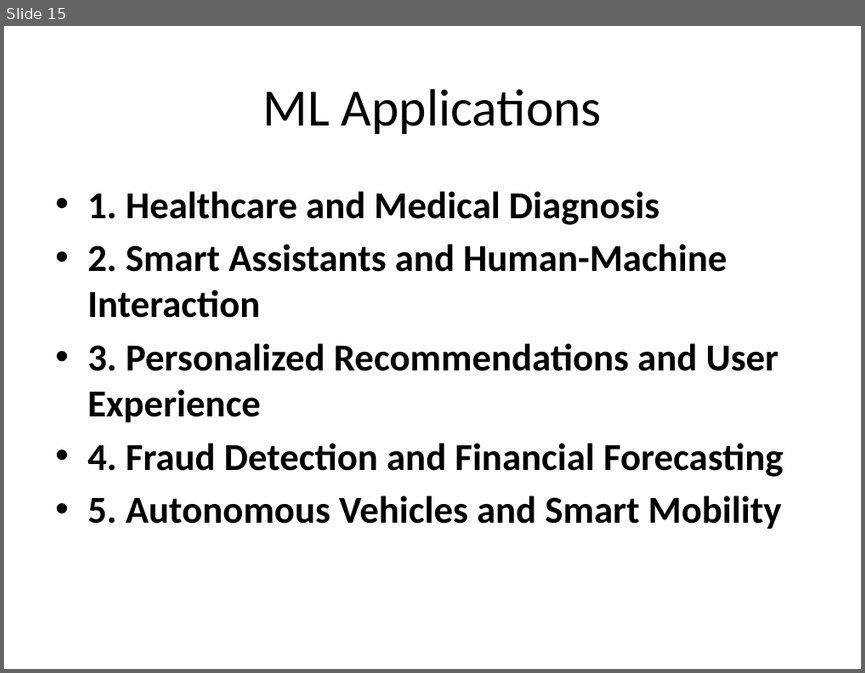
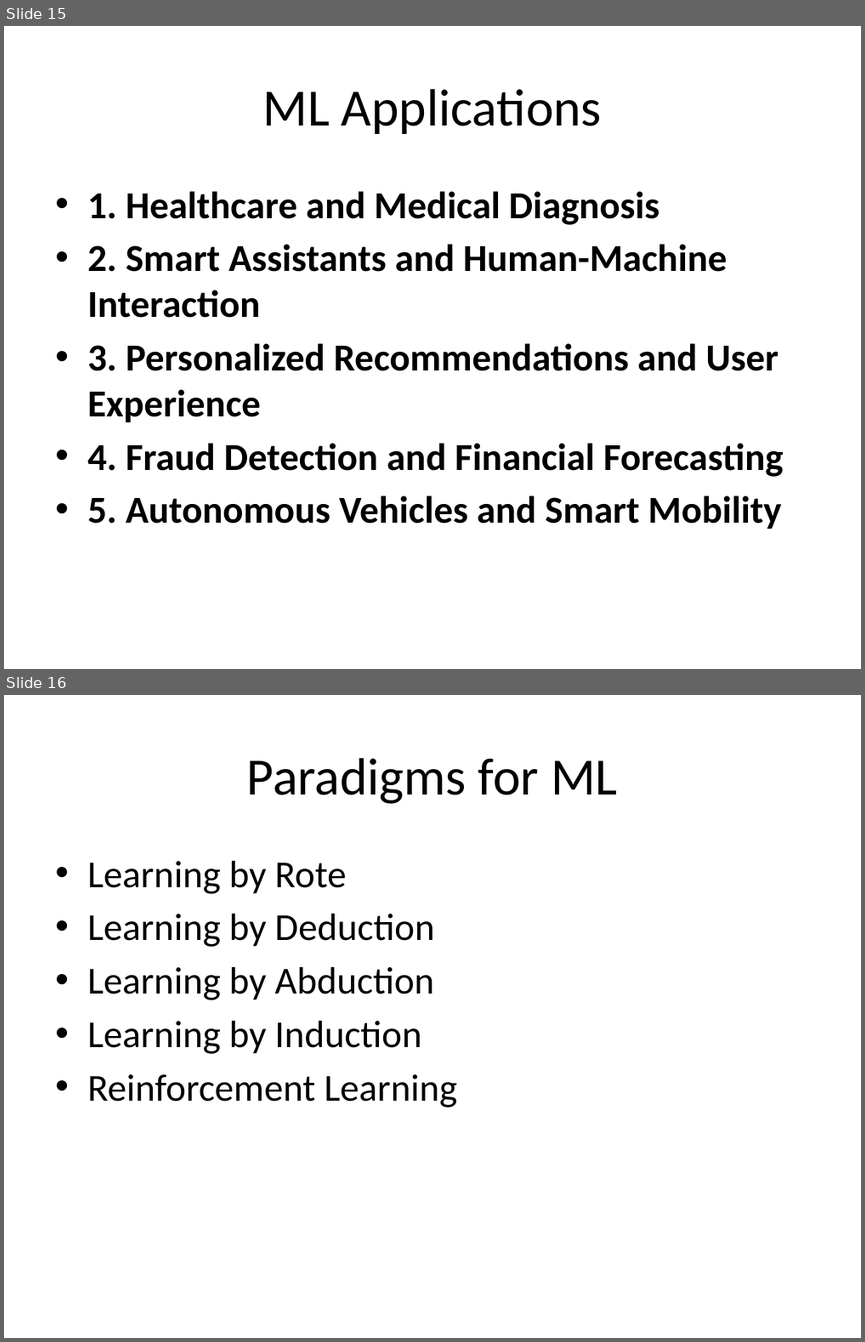
Before and after one commit to devipriyak/2025_VI_sem_CSE_B_LBRCE, a slide deck: Evolution of ML.pptx. Shown one above the other, each under a label of ours: slide 15 before the commit, slides 15 and 16 after it. The pictures are 865x673 and 865x1342 pixels, drawn with LibreOffice and Linux fonts; fonts in the diff are those of the drawing. Boxes give left, top, right and bottom in pixels: in the first picture for what was removed or moved away, otherwise in the second. Text is boxed around its words. In the diff, an @@ line names an element or a change of style, - is before the commit and + after.

```diff
--- a/Evolution of ML.pptx
+++ b/Evolution of ML.pptx
@@ slide 16 added at (x1=4, y1=695, x2=861, y2=1338), background #FFFFFF @@
@@ title added at (x1=247, y1=758, x2=618, y2=804), 44 pt, text #000000 @@
+Paradigms for ML
@@ text added at (x1=87, y1=861, x2=458, y2=1107), 32 pt, text #000000 @@
+• Learning by Rote
+• Learning by Deduction
+• Learning by Abduction
+• Learning by Induction
+• Reinforcement Learning
```
Also in this commit, not shown: 15 other slides added.
